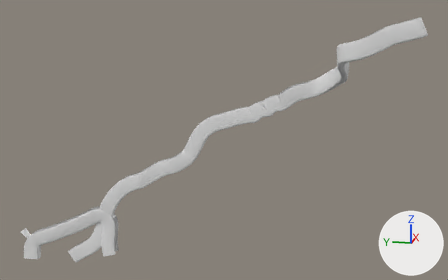
Renders of the Blender file assets/scenes/caves_4.blend from each side of a commit.
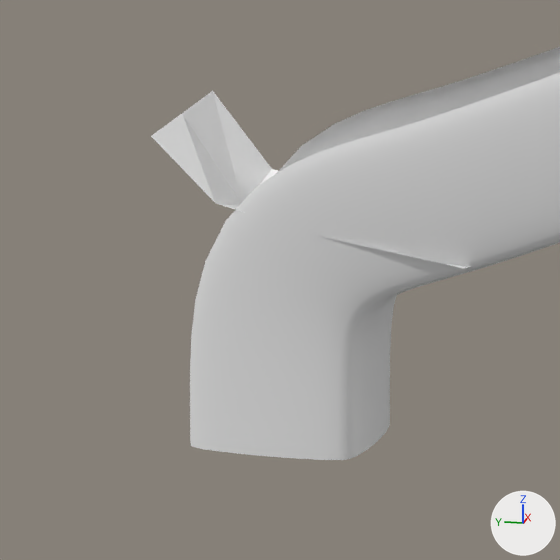
Old and new are each drawn whole from a 50 mm lens placed at (-2437.0, 273.0, 178.0), pointed at (210.0, 802.0, -484.0) and again close up on the part from 2% to 12% of the width and 79% to 96% of the height. Lighting does not change. The marker at lower right points along +X, +Y and +Z.

Objects in the first close-up: 'caves_4static', 'path1'.
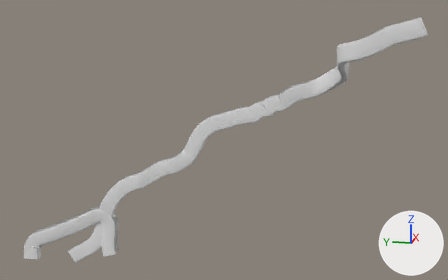
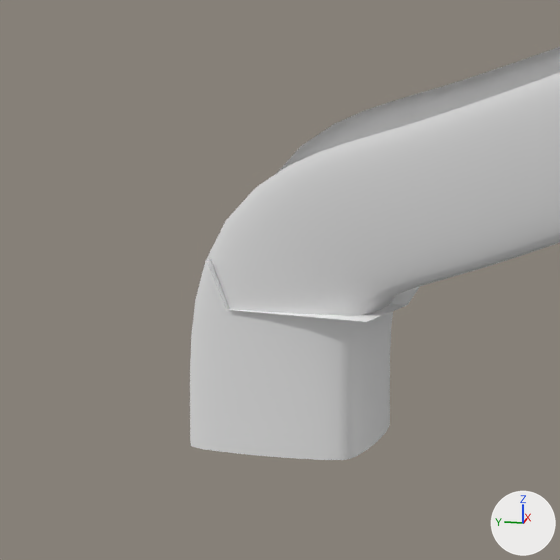
Commit message: fixed caves_4

Location of each change, [x1, y1, x2, y2] in pixels of the close-ups (560 x 560 px):
'caves_4static', reshaped: before [151, 91, 469, 268]; after [207, 258, 419, 322]

Edits to the bpy script that builds the scene:
```text
Change me_caves_4static:
    used by ob_caves_4static; location = (272.5, 1407.6, -930.6); rotation_euler = (1.126, 0.0, 0.0), in degrees (65, 0, 0); scale = (16.0, 16.0, 16.0)
    remove me_caves_4static.from_pydata(...)  # 142 vertices, 102 faces; spans x -2.3..1.1, y -0.5..7.1, z -27.5..3.1
    add me_caves_4static.from_pydata(...)  # 139 vertices, 100 faces; spans x -2.4..1.4, y -0.5..3.5, z -28.0..3.1
    me_caves_4static part 1
    12 vertices are removed from x -2.3..1.1, y 0.1..7.1, z -27.5..-20.8
    6 faces are deleted
    9 vertices are added at x -2.4..1.4, y -0.1..3.5, z -28.0..-24.1
    4 new faces join them
```
